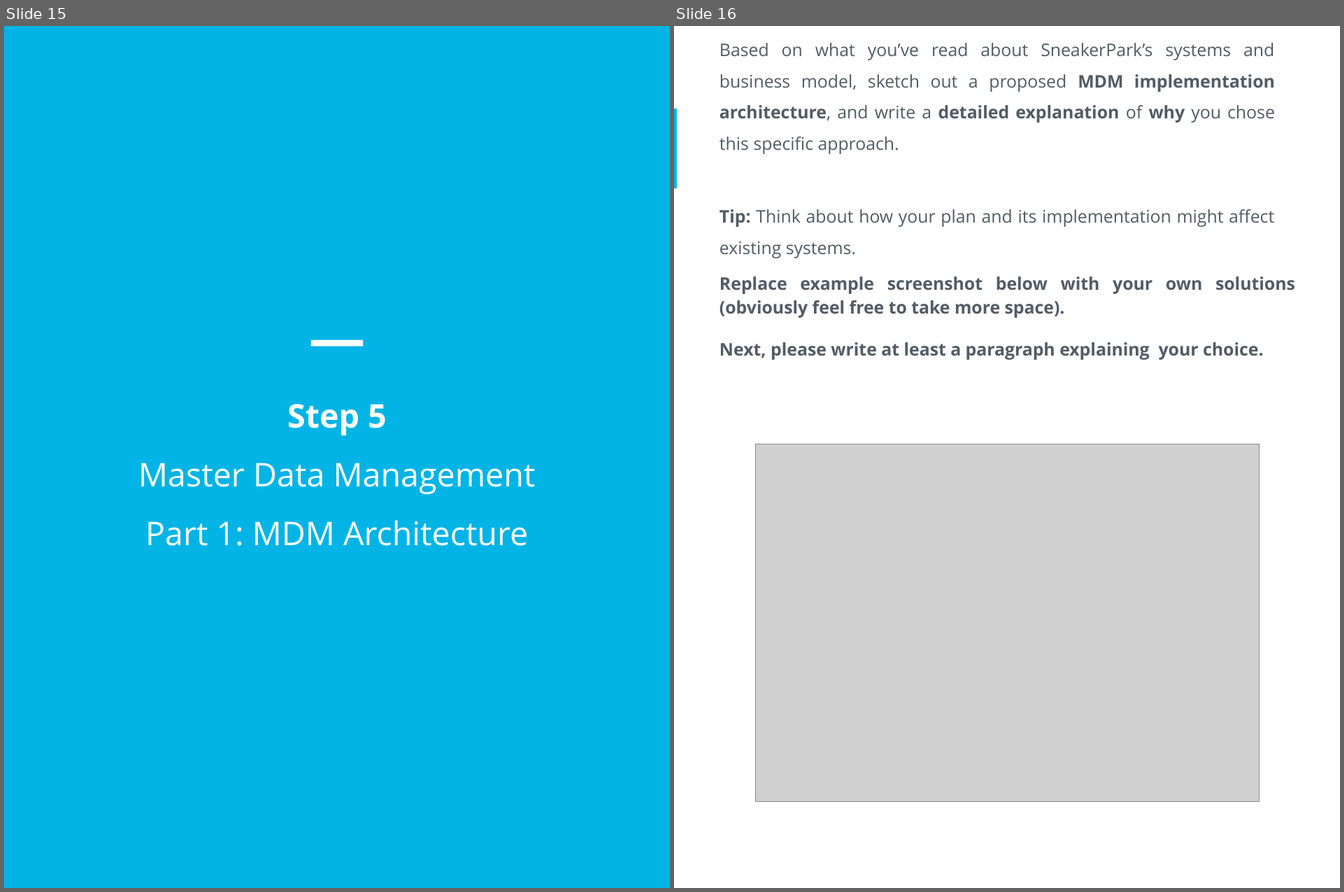
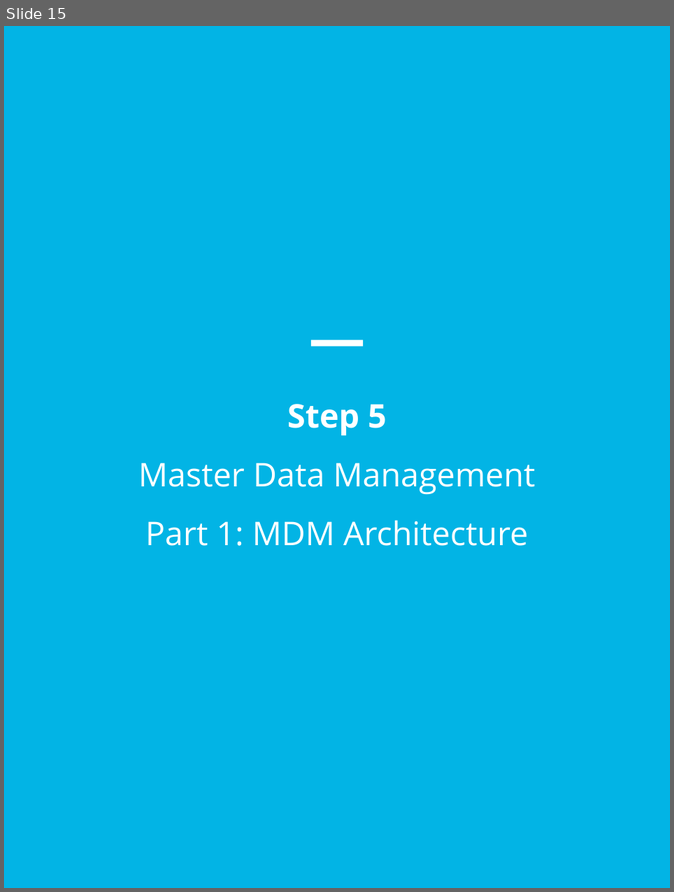
Before and after one commit to SwimLane2/udacity-ai-masters, a slide deck: Modules/03-Data-Architect/projects/Project 4 - SneakerPark Data Governance/report/sneakerpark_data_governance.pptx. Shown side by side, each under a label of ours: slides 15 and 16 before the commit, slide 15 after it. The pictures are 1344x892 and 674x892 pixels, drawn with LibreOffice and Linux fonts; fonts in the diff are those of the drawing; grey boxes stand for pictures. Boxes give left, top, right and bottom in pixels: in the first picture for what was removed or moved away, otherwise in the second. Text is boxed around its words. In the diff, an @@ line names an element or a change of style, - is before the commit and + after.

Commit message:
MDM Architecture

```diff
--- a/Modules/03-Data-Architect/projects/Project 4 - SneakerPark Data Governance/report/sneakerpark_data_governance.pptx
+++ b/Modules/03-Data-Architect/projects/Project 4 - SneakerPark Data Governance/report/sneakerpark_data_governance.pptx
@@ slide 16 removed at <box>674,26,1340,888</box>, background #FFFFFF @@
@@ text removed at <box>720,43,1296,360</box> @@
-Based on what you’ve read about SneakerPark’s systems and business model, sketch out a proposed MDM implementation architecture, and write a detailed explanation of why you chose this specific approach.
-Tip: Think about how your plan and its implementation might affect existing systems.
-Replace example screenshot below with your own solutions (obviously feel free to take more space).
-Next, please write at least a paragraph explaining your choice.
@@ rectangle removed at <box>674,109,677,188</box> @@
@@ picture removed at <box>755,444,1260,802</box> @@
```
Also in this commit, not shown: 1 slide changed, 1 slide added, 3 other files.
